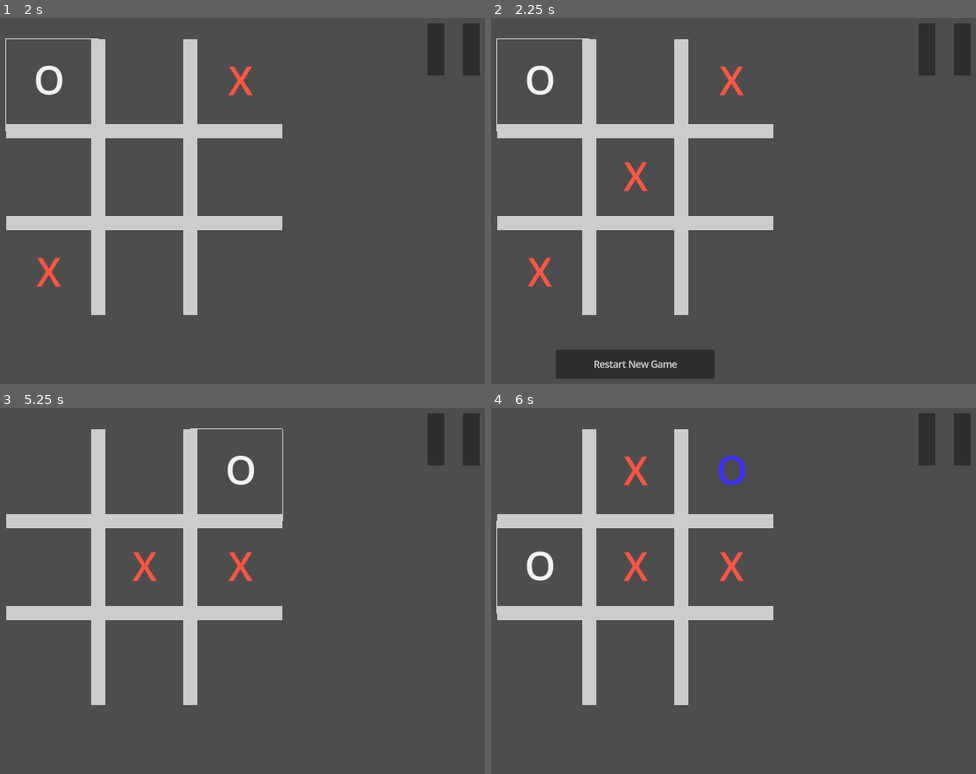
Above: before the commit, frames 1-4 (two rows, left to right).
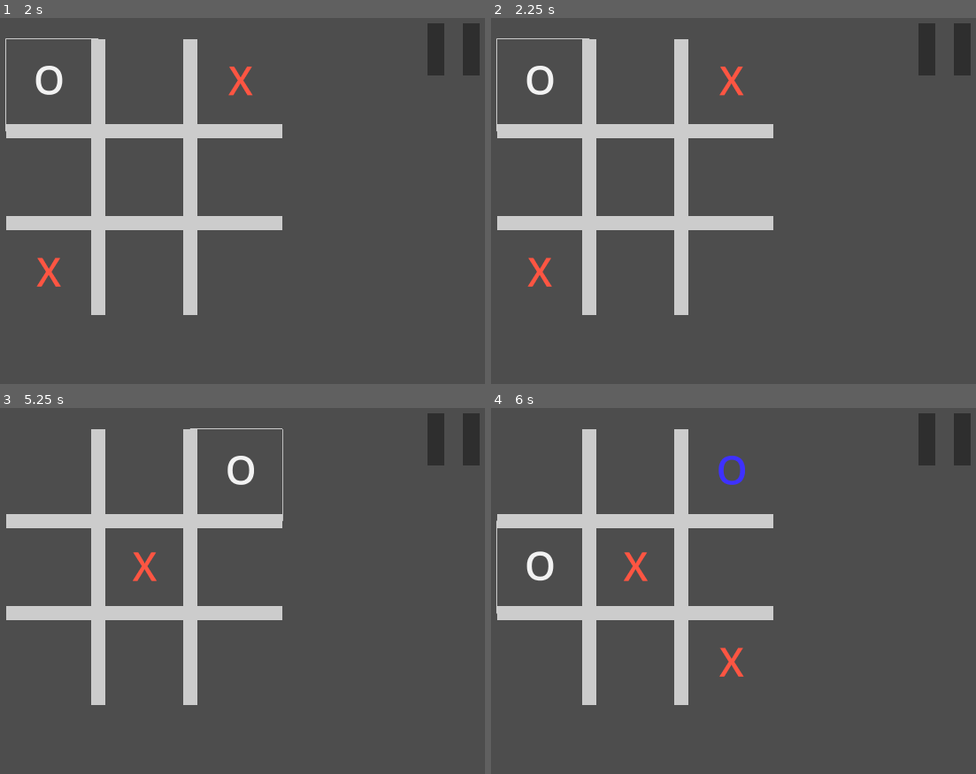
Above: after the commit, the same moments.

Repository: AlixBarreaux/tic-tac-two
Game: Godot game, scene res://scenes/main_menu.tscn
Two runs of this game, one before a commit and one after it. Both use one fixed random seed, a clock stepped at 60 frames per second and the inputs below.
Inputs (mouse positions are in pixels of both pictures, inside the frame that each line leads up to):
- Up to frame 1 (2 s): click "Singleplayer" at 0.5 s; click (53, 83) at 1.25 s
- Up to frame 2 (2.25 s): click (544, 83) at 2 s, where only the run before the commit has a clickable "O"
- Up to frame 3 (5.25 s): click (145, 473) at 2.75 s; click "Restart New Game" at 3.5 s; click (237, 473) at 4.25 s; click (237, 473) at 5 s, where only the run before the commit has a clickable "O"
- Up to frame 4 (6 s): click (544, 565) at 5.75 s

Frame 1 is identical in both runs. In frame 2, 2.6% of the frame differs, in the area x 13-46%, y 39-99%; in frame 3, 0.2%; in frame 4, 0.5%.

Commit message:
Feat: Disable ButtonCell when clicked
And re-enable it on game started

Diff:
--- a/scripts/button_cell.gd
+++ b/scripts/button_cell.gd
@@ -42,27 +42,43 @@
 			self.set_text("X")
 			set_color(player_2_pawn_color)
 
+	disable()
 	Events.player_picked_cell.emit(cell_id)
 
 
 func on_new_game_started() -> void:
 	self.set_text("")
+	is_game_over = false
 	self.enable()
 
 
+var is_game_over: bool = false
+
+func on_game_over(id: int) -> void:
+	self.disable()
+	is_game_over = true
+
+
 func on_turn_data_updated() -> void:
+	if is_game_over:
+		disable()
+		return
+
 	if Global.current_player_id == 1:
 		if Global.player_1_type == EnumPlayerTypes.PlayerTypes.HUMAN:
-			self.enable()
+			if cell_owner == EnumCellOwners.CellOwners.NEUTRAL:
+				self.enable()
 		else:
 			self.disable()
 	if Global.current_player_id == 2:
 		if Global.player_2_type == EnumPlayerTypes.PlayerTypes.HUMAN:
-			self.enable()
+			if cell_owner == EnumCellOwners.CellOwners.NEUTRAL:
+				self.enable()
 		else:
 			self.disable()
 
 
 func _ready() -> void:
 	Events.new_game_started.connect(on_new_game_started)
+	Events.game_over.connect(on_game_over)
 	Events.turn_data_updated.connect(on_turn_data_updated)
